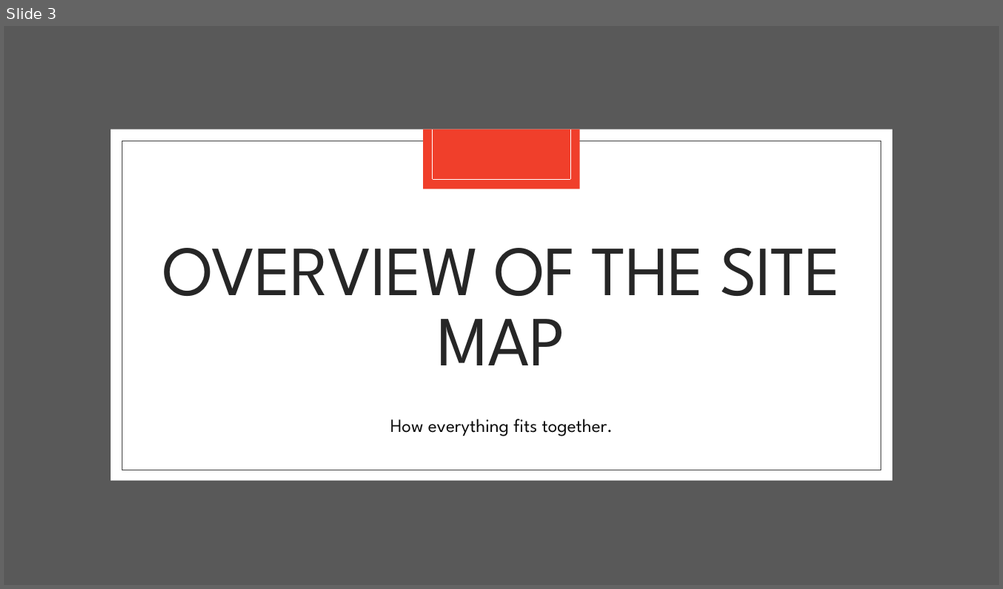
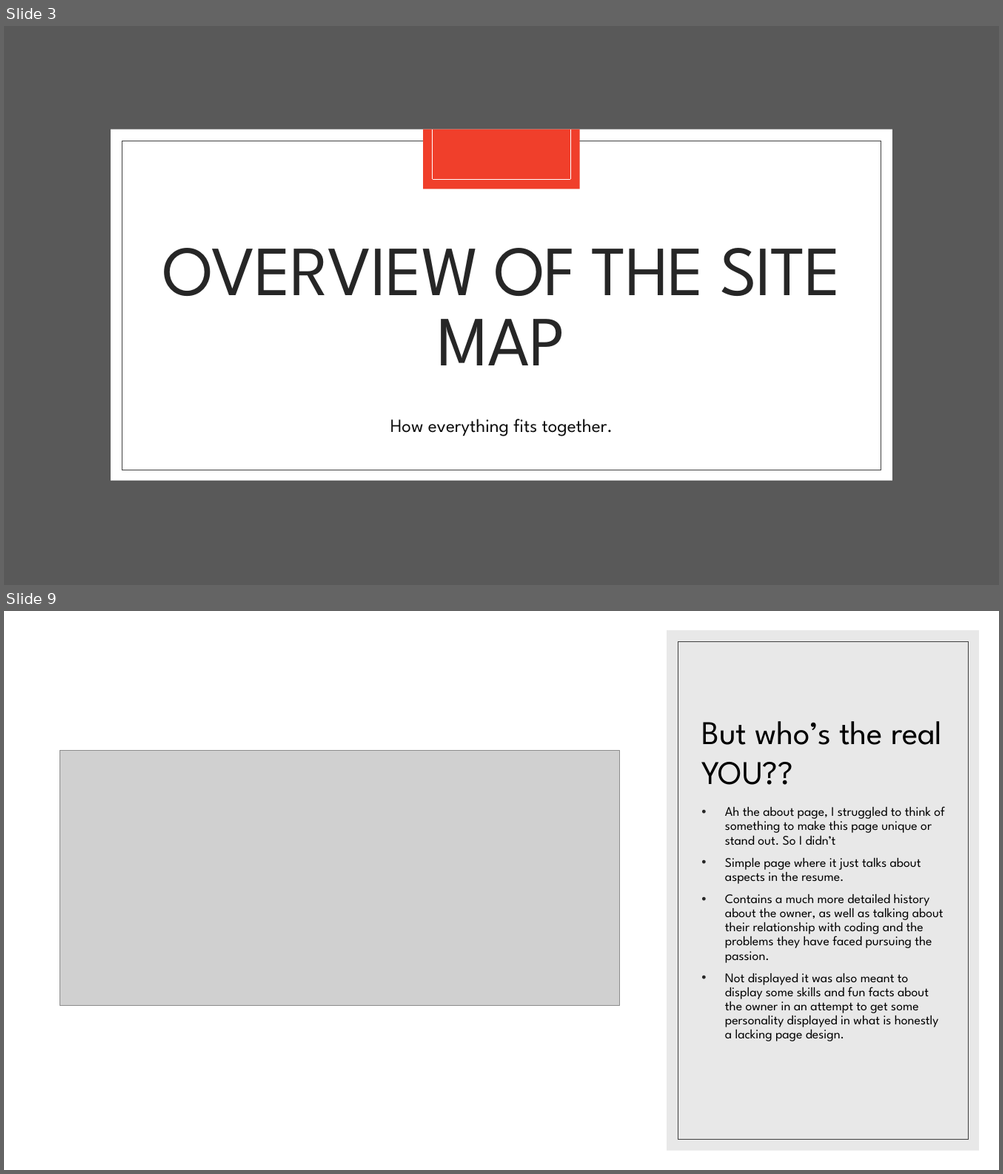
Before and after one commit to wSwanepoel199/WillemSwanepoel_T1A2, a slide deck: ppt/Portfolio.pptx. Shown one above the other, each under a label of ours: slide 3 before the commit, slides 3 and 9 after it; the slides between them are not shown. The pictures are 1003x589 and 1003x1174 pixels, drawn with LibreOffice and Linux fonts; fonts in the diff are those of the drawing; grey boxes stand for pictures. Boxes give left, top, right and bottom in pixels: in the first picture for what was removed or moved away, otherwise in the second. Text is boxed around its words. In the diff, an @@ line names an element or a change of style, - is before the commit and + after.

```diff
--- a/ppt/Portfolio.pptx
+++ b/ppt/Portfolio.pptx
@@ slide 9 added at [4,611,999,1170], background #FFFFFF @@
@@ rectangle added at [666,630,979,1151], fill #D9D9D9 at 60% opacity @@
@@ rectangle added at [677,641,968,1140], outline #404040 0.5 pt @@
@@ title added at [701,721,942,785], 32 pt, text #000000 @@
+But who’s the real YOU??
@@ picture added at [60,751,620,1005] @@
@@ text added at [725,806,944,1042], 12.6 pt, text #000000 @@
+• Ah the about page, I struggled to think of something to make this page unique or stand out. So I didn’t
+• Simple page where it just talks about aspects in the resume.
+• Contains a much more detailed history about the owner, as well as talking about their relationship with coding and the problems they have faced pursuing the passion.
+• Not displayed it was also meant to display some skills and fun facts about the owner in an attempt to get some personality displayed in what is honestly a lacking page design.
```
Also in this commit, not shown: 1 slide changed, 10 other slides added.
